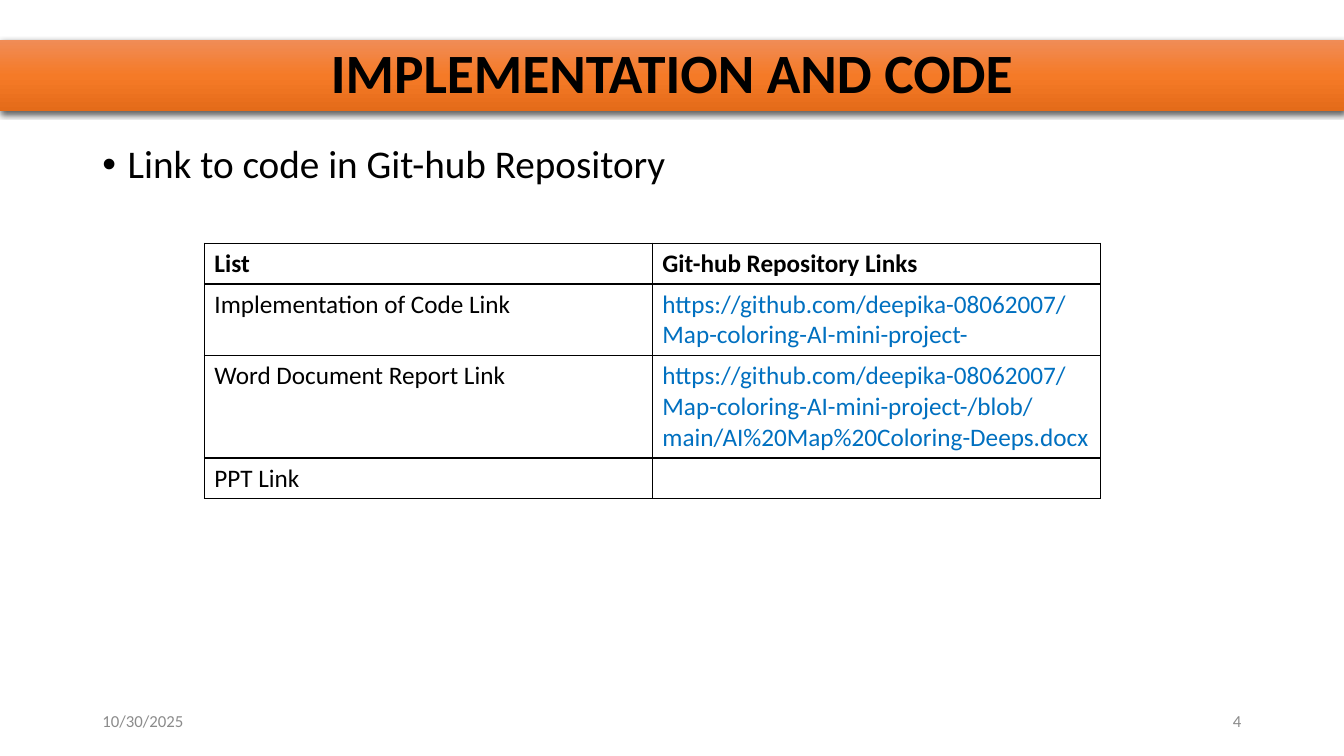
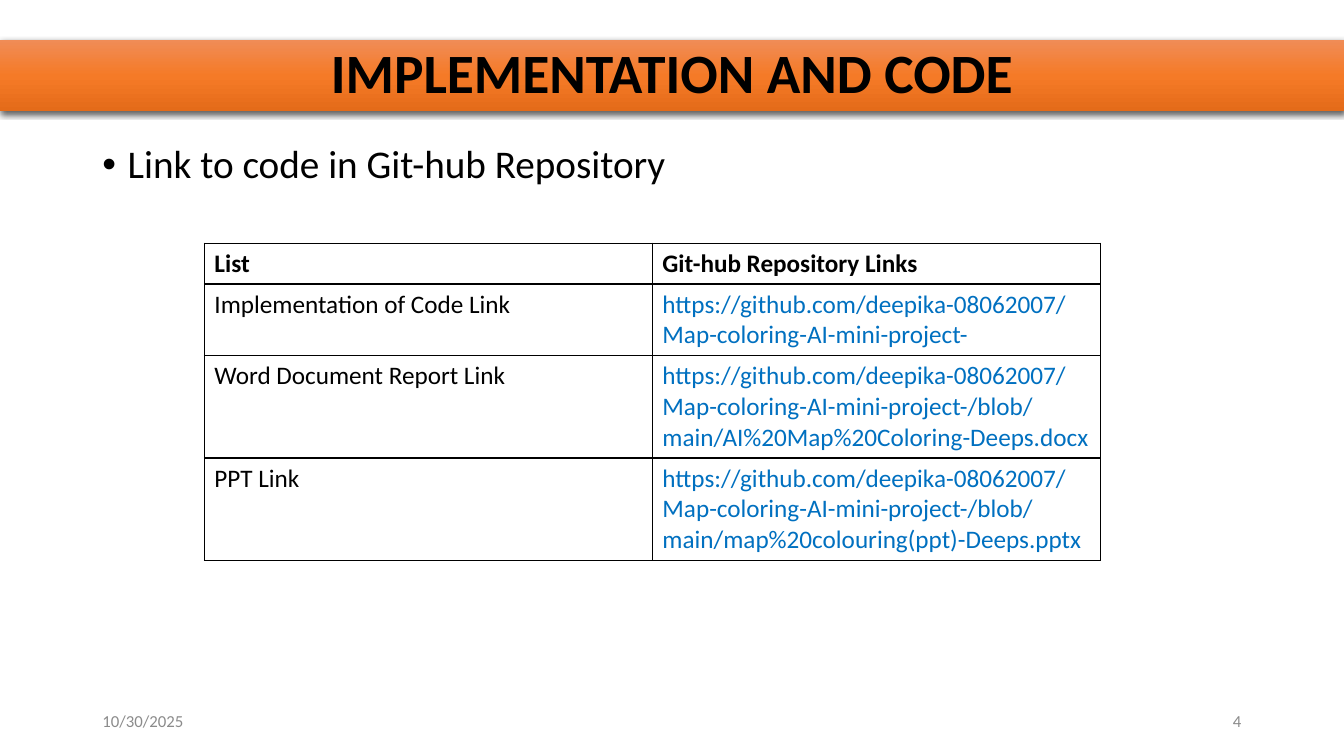
Before and after one commit to deepika-08062007/Map-coloring-AI-mini-project-, a slide deck: slide 4 of map colouring(ppt)-Deeps.pptx. Drawn at 1344x756 pixels with LibreOffice and Linux fonts; fonts in the diff are those of the drawing. Boxes give left, top, right and bottom in pixels: in the first picture for what was removed or moved away, otherwise in the second. Text is boxed around its words. In the diff, an @@ line names an element or a change of style, - is before the commit and + after.

```diff
--- a/map colouring(ppt)-Deeps.pptx
+++ b/map colouring(ppt)-Deeps.pptx
@@ table at <box>205,243,1100,616</box> @@
-row 4, column 2: 
+row 4, column 2: https://github.com/deepika-08062007/Map-coloring-AI-mini-project-/blob/main/map%20colouring(ppt)-Deeps.pptx
```
